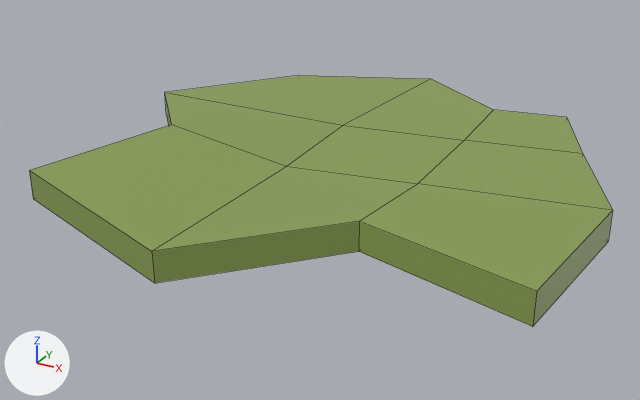
One commit to the FBX model Assets/Resources/Meshes/Gras2.fbx: the scene before it, then after it.
Before and after are seen from a 50 mm camera at (0.891, -0.273, 0.773) aimed at (-0.138, 1.598, -0.163). Arrows for +X, +Y and +Z are at lower left; the lights stay in place. Mesh edges are drawn as thin lines. Where no turn or scale is listed for an object, it has been applied to the vertices.

Objects in the first picture: 'Gras2'.
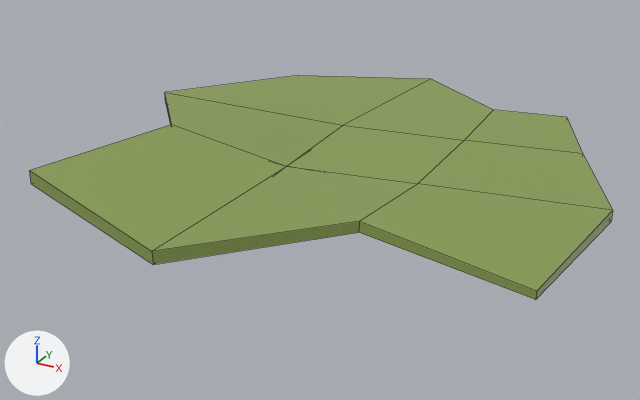
What differs and where, as boxes (x1, y1, x2, y2) in the pictures (640 x 400 px; the box of a moved part takes in the faces that stretch with it):
'Gras2', reshaped (11% shorter): before (29, 75, 613, 327); after (29, 75, 613, 299)
part 1 of me_cube_001, moved or reshaped: before (29, 95, 613, 327); after (29, 95, 613, 299)

The change, as a list of edits to the scene's bpy script:
```text
Change me_cube_001:
    where me_cube_001.from_pydata(...)  # 32 vertices, 30 faces; spans x -0.815..0.609, y -0.698..0.672, z -0.126..0.002
    used by ob_gras2; location = (0.0, 1.68, 0.0)
    me_cube_001 part 1
    me_cube_001.vertices[1].co: (0.36, 0.426, -0.077) -> (0.36, 0.426, -0.039)
    me_cube_001.vertices[3].co: (0.555, -0.526, -0.102) -> (0.555, -0.526, -0.044)  # pixel (532, 326) -> pixel (535, 299)
    me_cube_001.vertices[7].co: (-0.677, -0.552, -0.093) -> (-0.677, -0.552, -0.053)  # pixel (33, 198) -> pixel (30, 183)
    me_cube_001.vertices[8].co: (-0.815, 0.149, -0.103) -> (-0.815, 0.149, -0.066)  # pixel (166, 115) -> pixel (165, 103)
    me_cube_001.vertices[9].co: (-0.549, -0.16, -0.073) -> (-0.549, -0.16, -0.024)
    me_cube_001.vertices[14].co: (0.609, -0.16, -0.073) -> (0.609, -0.16, -0.025)  # pixel (608, 241) -> pixel (611, 221)
    me_cube_001.vertices[15].co: (0.47, 0.149, -0.073) -> (0.47, 0.149, -0.024)
    me_cube_001.vertices[16].co: (0.166, 0.379, -0.073) -> (0.166, 0.379, -0.03)
    me_cube_001.vertices[17].co: (-0.142, 0.672, -0.098) -> (-0.142, 0.672, -0.054)
    me_cube_001.vertices[20].co: (-0.191, -0.698, -0.126) -> (-0.191, -0.698, -0.083)  # pixel (154, 283) -> pixel (153, 264)
    me_cube_001.vertices[21].co: (0.166, -0.468, -0.067) -> (0.166, -0.468, -0.023)  # pixel (358, 251) -> pixel (358, 232)
    me_cube_001.vertices[24].co: (0.166, 0.149, -0.073) -> (0.166, 0.149, -0.024)
    me_cube_001.vertices[25].co: (-0.191, 0.149, -0.073) -> (-0.191, 0.149, -0.045)
    me_cube_001.vertices[26].co: (0.166, -0.16, -0.073) -> (0.166, -0.16, -0.041)
    me_cube_001.vertices[27].co: (-0.191, -0.16, -0.073) -> (-0.191, -0.16, -0.051)  # not seen -> pixel (286, 166)
```
